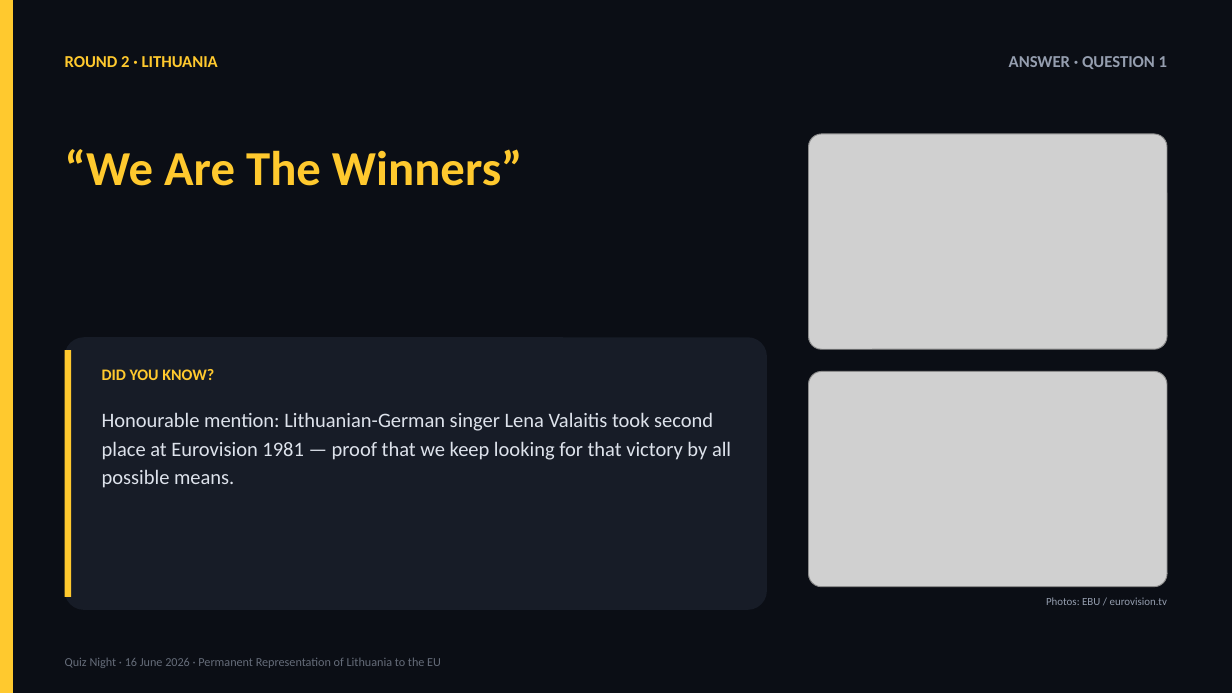
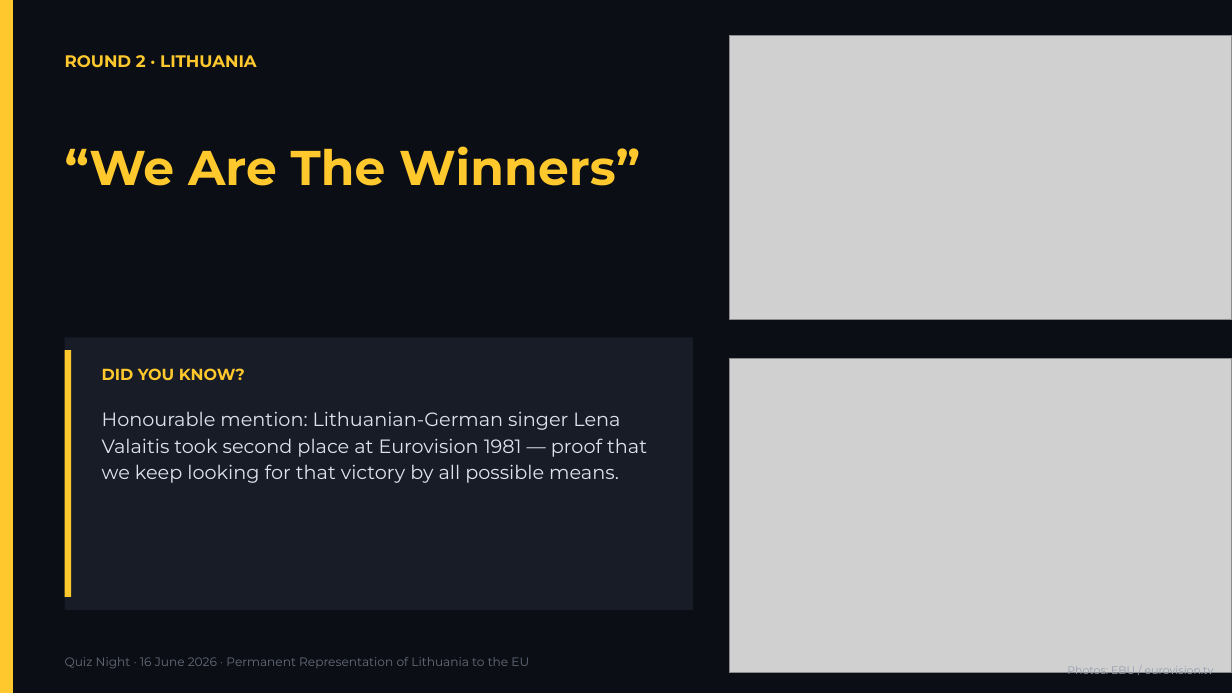
Before and after one commit to splice11/protmusis, a slide deck: slide 18 of Quiz_Night_2026-06-16.pptx. Drawn at 1232x693 pixels with LibreOffice and Linux fonts; fonts in the diff are those of the drawing; grey boxes stand for pictures. Boxes give left, top, right and bottom in pixels: in the first picture for what was removed or moved away, otherwise in the second. Text is boxed around its words. In the diff, an @@ line names an element or a change of style, - is before the commit and + after.

```diff
--- a/Quiz_Night_2026-06-16.pptx
+++ b/Quiz_Night_2026-06-16.pptx
@@ picture: place and size @@
-picture at [809,134,1167,349]
+picture at [730,36,1232,321]
@@ text removed at [1009,56,1167,69] @@
-ANSWER · QUESTION 1
@@ rounded rectangle removed at [65,337,767,610] @@
@@ rectangle added at [65,337,693,610], fill #171C27 @@
@@ picture: place and size @@
-picture at [809,372,1167,587]
+picture at [730,359,1232,673]
@@ text "Honourable mention: Lithuanian-German singer Lena ..." at [102,411,647,483]: size 16 to 15 pt, font Calibri to Montserrat @@
@@ font Calibri to Montserrat in 5 elements at [65,657,529,668], [65,55,257,68], [65,146,640,186], [102,368,245,380], [1067,668,1214,677] @@
@@ text "Photos: EBU / eurovision.tv": place and size @@
-text "Photos: EBU / eurovision.tv" at [1046,597,1167,605]
+text "Photos: EBU / eurovision.tv" at [1067,668,1214,677]
```
Also in this commit, not shown: 48 other slides changed, 44 other files.
